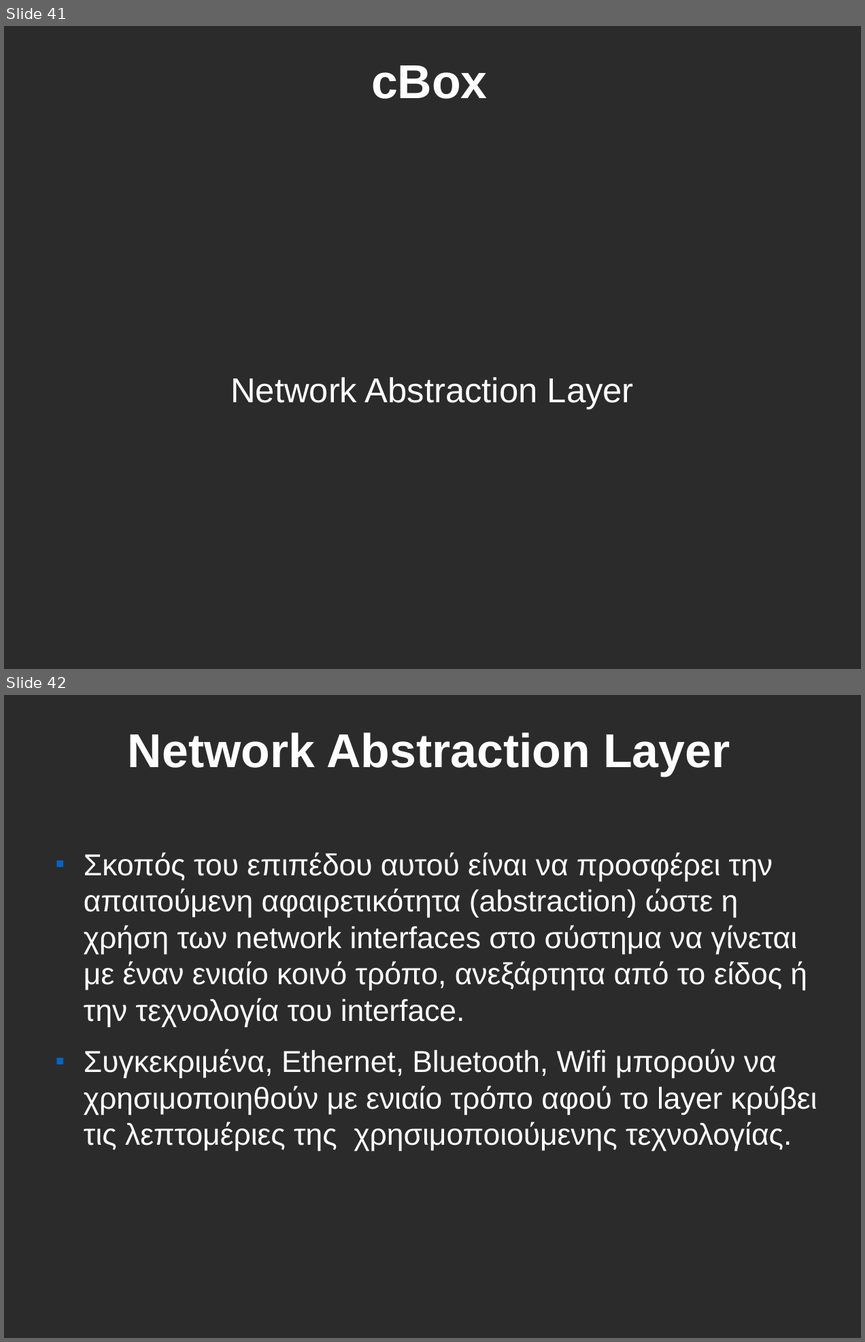
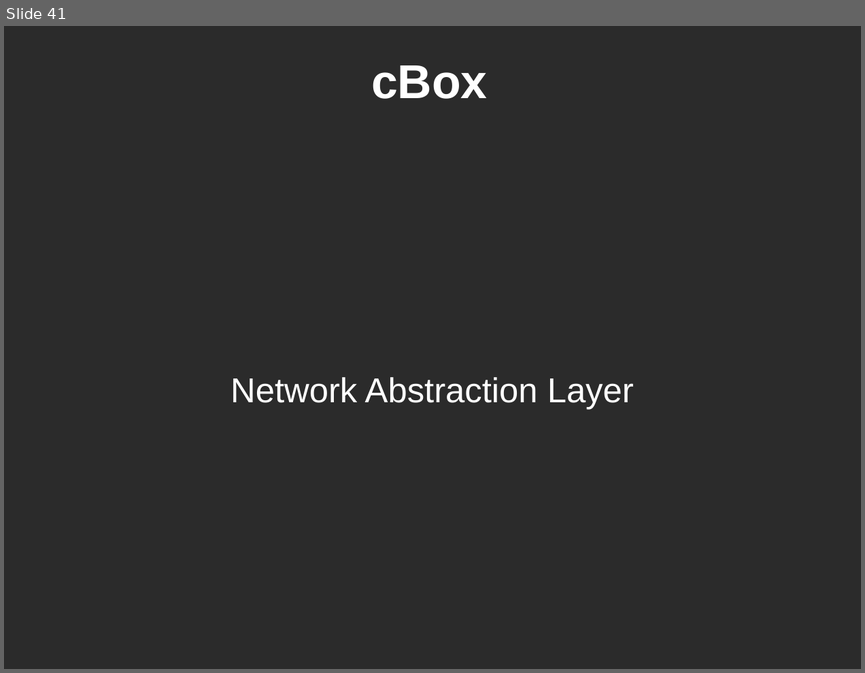
Before and after one commit to CEID-DS/cbox, a slide deck: doc/fosscomm/fosscomm_finalv1.odp. Shown one above the other, each under a label of ours: slides 41 and 42 before the commit, slide 41 after it. The pictures are 865x1342 and 865x673 pixels, drawn with LibreOffice and Linux fonts; fonts in the diff are those of the drawing; background and template pictures are left out; a plain dark background stands for a picture behind light text. Boxes give left, top, right and bottom in pixels: in the first picture for what was removed or moved away, otherwise in the second. Text is boxed around its words. In the diff, an @@ line names an element or a change of style, - is before the commit and + after.

```diff
--- a/doc/fosscomm/fosscomm_finalv1.odp
+++ b/doc/fosscomm/fosscomm_finalv1.odp
@@ slide 42 removed at <box>4,695,861,1338</box>, background picture (left out) @@
@@ title removed at <box>128,732,730,777</box> @@
-Network Abstraction Layer
@@ text removed at <box>84,852,817,1151</box> @@
-■ Σκοπός του επιπέδου αυτού είναι να προσφέρει την απαιτούμενη αφαιρετικότητα (abstraction) ώστε η χρήση των network interfaces στο σύστημα να γίνεται με έναν ενιαίο κοινό τρόπο, ανεξάρτητα από το είδος ή την τεχνολογία του interface.
-■ Συγκεκριμένα, Ethernet, Bluetooth, Wifi μπορούν να χρησιμοποιηθούν με ενιαίο τρόπο αφού το layer κρύβει τις λεπτομέριες της χρησιμοποιούμενης τεχνολογίας.
```
Also in this commit, not shown: 2 slides changed, 3 slides added, 2 other slides removed.
